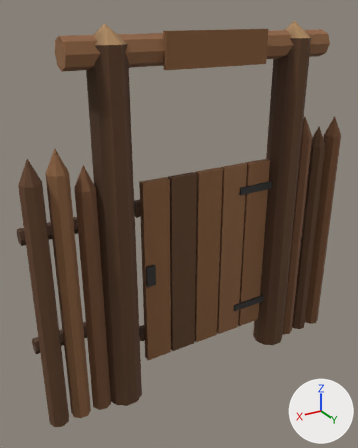
Before and after pictures for a commit that changed the glTF model public/assets/island/byeolmaru-v1/fence_gate.glb.
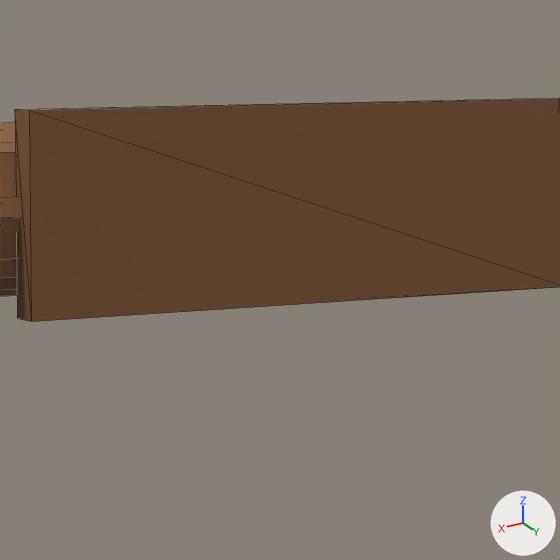
Each version appears first whole from a camera (50 mm lens) standing at (1.738, 2.551, 2.378) and looking at (0.154, -0.087, 1.059), and next in a close-up on the part from 45% to 74% of the width and 2% to 26% of the height. Every picture has the same lights, and +X, +Y and +Z are marked at lower right. The first two pictures are the older version. The close-ups show mesh edges as thin lines. Where no turn or scale is listed for an object, it has been applied to the vertices. Vertices at exactly the same position are counted once.

The older version as bpy lines, for what is in view:
```python
me_mesh_1 = bpy.data.meshes.new('Mesh_1')
me_mesh_1.from_pydata(...)  # 216 vertices, 324 faces; spans x 0.0..2.4, y -0.27..0.0, z 0.0..2.42
me_mesh_1.materials.append(mat_primary)
ob_mesh_1 = bpy.data.objects.new('Mesh_1', me_mesh_1)
ob_mesh_1.location = (-1.2, 0.114, -0.1)
```
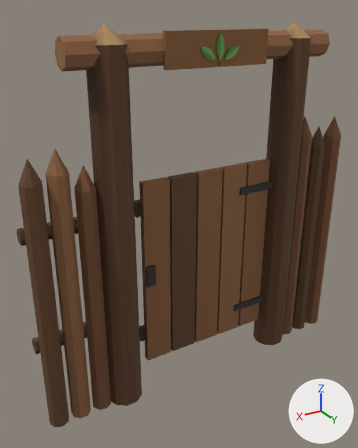
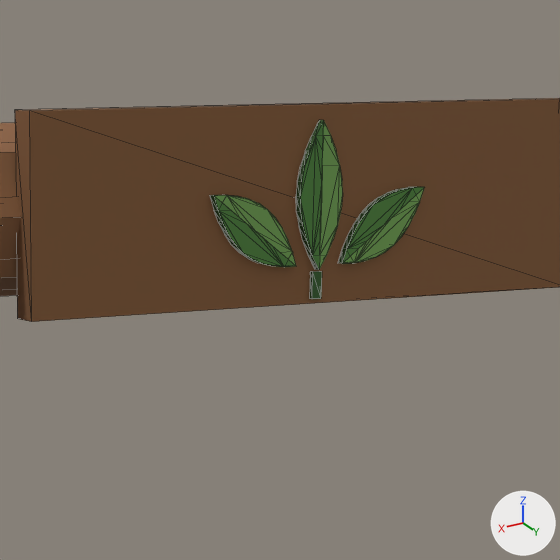
The edits, one by one:
me_mesh_1 is used by ob_mesh_1; location (-1.2, 0.114, -0.1).
me_mesh_1 had 216 vertices, 324 faces and spanned x 0.0..2.4, y -0.27..0.0, z 0.0..2.42.
me_mesh_1 now has 371 vertices, 618 faces and spans x 0.0..2.4, y -0.27..0.0, z 0.0..2.42.
me_mesh_1 part 1: a new loose piece, a box spanning x 1.194..1.206, y -0.0091..-0.0041, z 2.185..2.213, in mat_primary.
me_mesh_1 part 2: a new loose piece of 49 vertices spanning x 1.17..1.23, y -0.01..0.0, z 2.21..2.37, in mat_primary.
me_mesh_1 part 3: a new loose piece of 49 vertices spanning x 1.23..1.34, y -0.01..0.0, z 2.22..2.29, in mat_primary.
me_mesh_1 part 4: a new loose piece of 49 vertices spanning x 1.06..1.17, y -0.01..0.0, z 2.22..2.29, in mat_primary.

Location of each change, [x1, y1, x2, y2] in pixels of the close-ups (560 x 560 px):
part 1 of me_mesh_1, added
    after: [309, 271, 322, 299]
part 2 of me_mesh_1, added (green)
    after: [296, 120, 343, 270]
part 3 of me_mesh_1, added (green)
    after: [210, 195, 296, 267]
part 4 of me_mesh_1, added (green)
    after: [338, 187, 424, 264]
